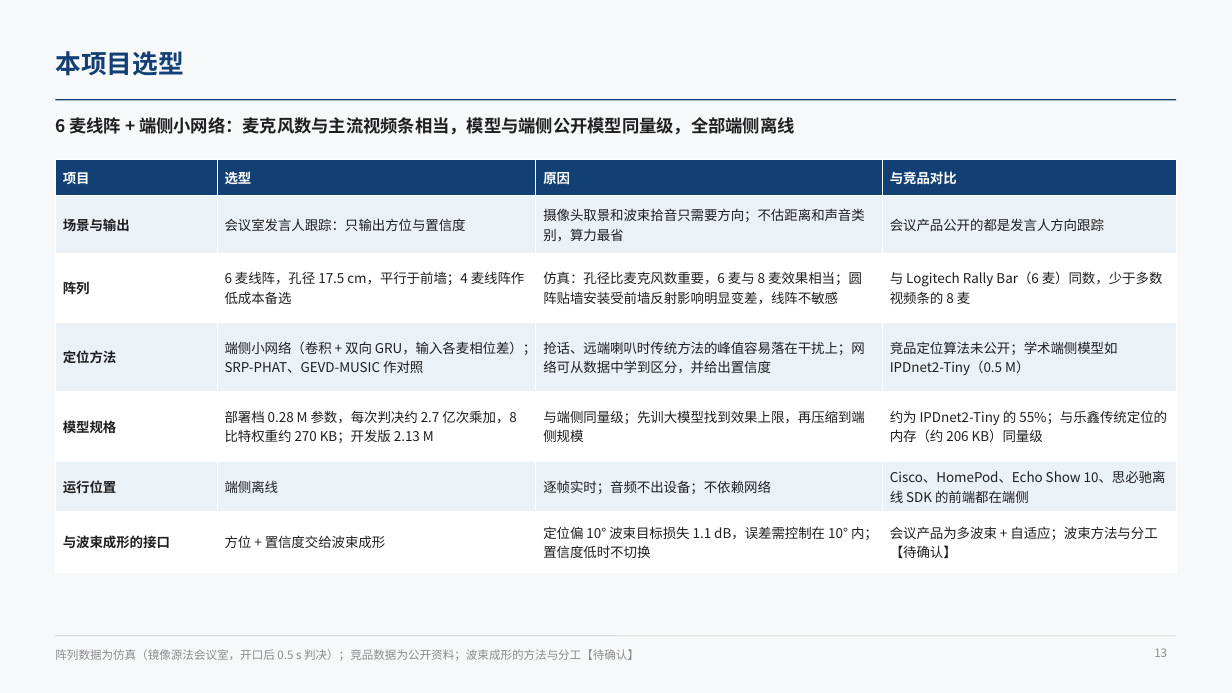
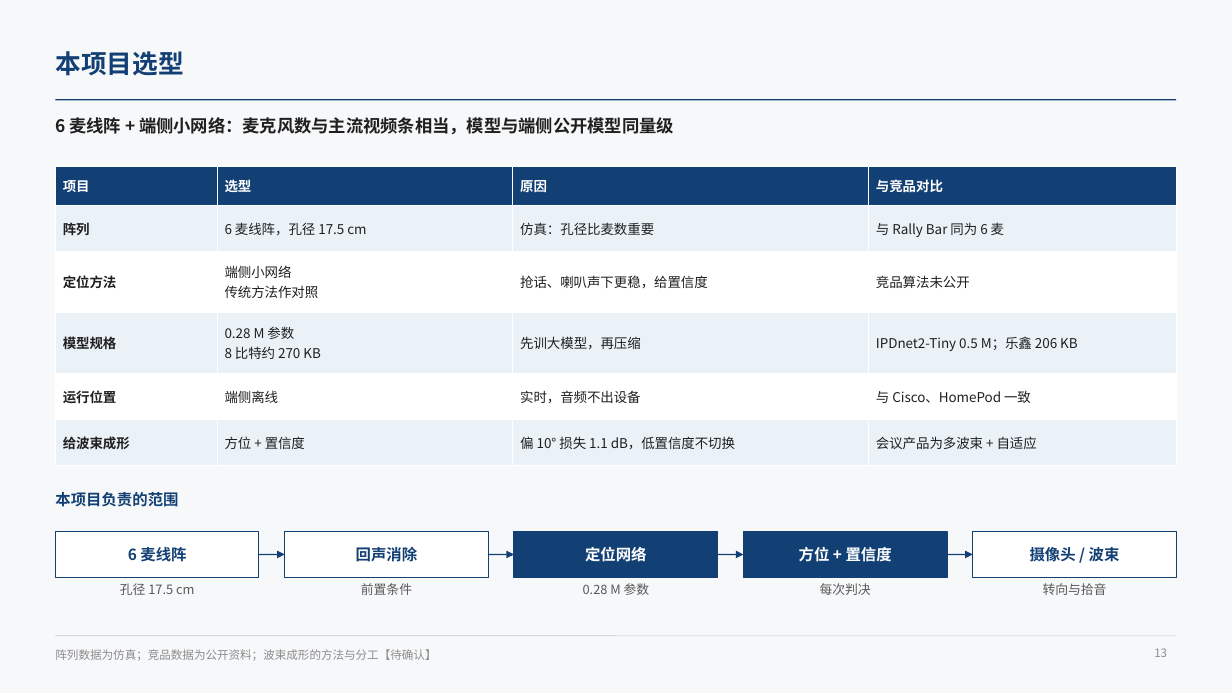
Before and after one commit to ZeroFoxxi/ssl-scene1, a slide deck: slide 13 of 01_场景一_摄像头声源定位/技术总结/声源定位与波束成形技术总结.pptx. Drawn at 1232x693 pixels with LibreOffice and Linux fonts; fonts in the diff are those of the drawing. Boxes give left, top, right and bottom in pixels: in the first picture for what was removed or moved away, otherwise in the second. Text is boxed around its words. In the diff, an @@ line names an element or a change of style, - is before the commit and + after.

```diff
--- a/01_场景一_摄像头声源定位/技术总结/声源定位与波束成形技术总结.pptx
+++ b/01_场景一_摄像头声源定位/技术总结/声源定位与波束成形技术总结.pptx
@@ text at (55,117,674,135): text changed @@
-6 麦线阵 + 端侧小网络：麦克风数与主流视频条相当，模型与端侧公开模型同量级，全部端侧离线
+6 麦线阵 + 端侧小网络：麦克风数与主流视频条相当，模型与端侧公开模型同量级
@@ table at (55,166,1177,453) @@
-row 2: 场景与输出 | 会议室发言人跟踪：只输出方位与置信度 | 摄像头取景和波束拾音只需要方向；不估距离和声音类别，算力最省 | 会议产品公开的都是发言人方向跟踪
-row 3: 阵列 | 6 麦线阵，孔径 17.5 cm，平行于前墙；4 麦线阵作低成本备选 | 仿真：孔径比麦克风数重要，6 麦与 8 麦效果相当；圆阵贴墙安装受前墙反射影响明显变差，线阵不敏感 | 与 Logitech Rally Bar（6 麦）同数，少于多数视频条的 8 麦
-row 4: 定位方法 | 端侧小网络（卷积 + 双向 GRU，输入各麦相位差）；SRP-PHAT、GEVD-MUSIC 作对照 | 抢话、远端喇叭时传统方法的峰值容易落在干扰上；网络可从数据中学到区分，并给出置信度 | 竞品定位算法未公开；学术端侧模型如 IPDnet2-Tiny（0.5 M）
-row 5: 模型规格 | 部署档 0.28 M 参数，每次判决约 2.7 亿次乘加，8 比特权重约 270 KB；开发版 2.13 M | 与端侧同量级；先训大模型找到效果上限，再压缩到端侧规模 | 约为 IPDnet2-Tiny 的 55%；与乐鑫传统定位的内存（约 206 KB）同量级
-row 6: 运行位置 | 端侧离线 | 逐帧实时；音频不出设备；不依赖网络 | Cisco、HomePod、Echo Show 10、思必驰离线 SDK 的前端都在端侧
-row 7: 与波束成形的接口 | 方位 + 置信度交给波束成形 | 定位偏 10° 波束目标损失 1.1 dB，误差需控制在 10° 内；置信度低时不切换 | 会议产品为多波束 + 自适应；波束方法与分工【待确认】
+row 2: 阵列 | 6 麦线阵，孔径 17.5 cm | 仿真：孔径比麦数重要 | 与 Rally Bar 同为 6 麦
+row 3: 定位方法 | 端侧小网络 / 传统方法作对照 | 抢话、喇叭声下更稳，给置信度 | 竞品算法未公开
+row 4: 模型规格 | 0.28 M 参数 / 8 比特约 270 KB | 先训大模型，再压缩 | IPDnet2-Tiny 0.5 M；乐鑫 206 KB
+row 5: 运行位置 | 端侧离线 | 实时，音频不出设备 | 与 Cisco、HomePod 一致
+row 6: 给波束成形 | 方位 + 置信度 | 偏 10° 损失 1.1 dB，低置信度不切换 | 会议产品为多波束 + 自适应
@@ table: place and size @@
-table at (55,159,1177,562)
+table at (55,166,1177,453)
@@ text added at (55,492,178,507), 12 pt, text #134074, bold @@
+本项目负责的范围
@@ rectangle added at (55,531,259,578), fill #FFFFFF, outline #134074 1 pt @@
@@ rectangle added at (285,531,488,578), fill #FFFFFF, outline #134074 1 pt @@
@@ rectangle added at (514,531,717,578), fill #134074, outline #134074 1 pt @@
@@ rectangle added at (744,531,947,578), fill #134074, outline #134074 1 pt @@
@@ rectangle added at (973,531,1177,578), fill #FFFFFF, outline #134074 1 pt @@
@@ text added at (128,547,186,562), 12 pt, text #134074, bold @@
+6 麦线阵
@@ arrow added from (259, 555) to (285, 555), #134074 1 pt @@
@@ text added at (356,547,418,562), 12 pt, text #134074, bold @@
+回声消除
@@ arrow added from (488, 555) to (514, 555), #134074 1 pt @@
@@ text added at (585,547,647,562), 12 pt, text #FFFFFF, bold @@
+定位网络
@@ arrow added from (718, 555) to (744, 555), #134074 1 pt @@
@@ text added at (799,545,892,565), 12 pt, text #FFFFFF, bold @@
+方位 + 置信度
@@ arrow added from (947, 555) to (973, 555), #134074 1 pt @@
@@ text added at (1030,547,1120,562), 12 pt, text #134074, bold @@
+摄像头 / 波束
@@ text added at (120,583,194,595), 10 pt, text #595959 @@
+孔径 17.5 cm
@@ text added at (361,583,412,595), 10 pt, text #595959 @@
+前置条件
@@ text added at (583,583,650,595), 10 pt, text #595959 @@
+0.28 M 参数
@@ text added at (820,583,871,595), 10 pt, text #595959 @@
+每次判决
@@ text added at (1043,583,1107,595), 10 pt, text #595959 @@
+转向与拾音
@@ text at (55,649,436,661): text changed @@
-阵列数据为仿真（镜像源法会议室，开口后 0.5 s 判决）；竞品数据为公开资料；波束成形的方法与分工【待确认】
+阵列数据为仿真；竞品数据为公开资料；波束成形的方法与分工【待确认】
```
Also in this commit, not shown: 11 other slides changed, 5 other files.
